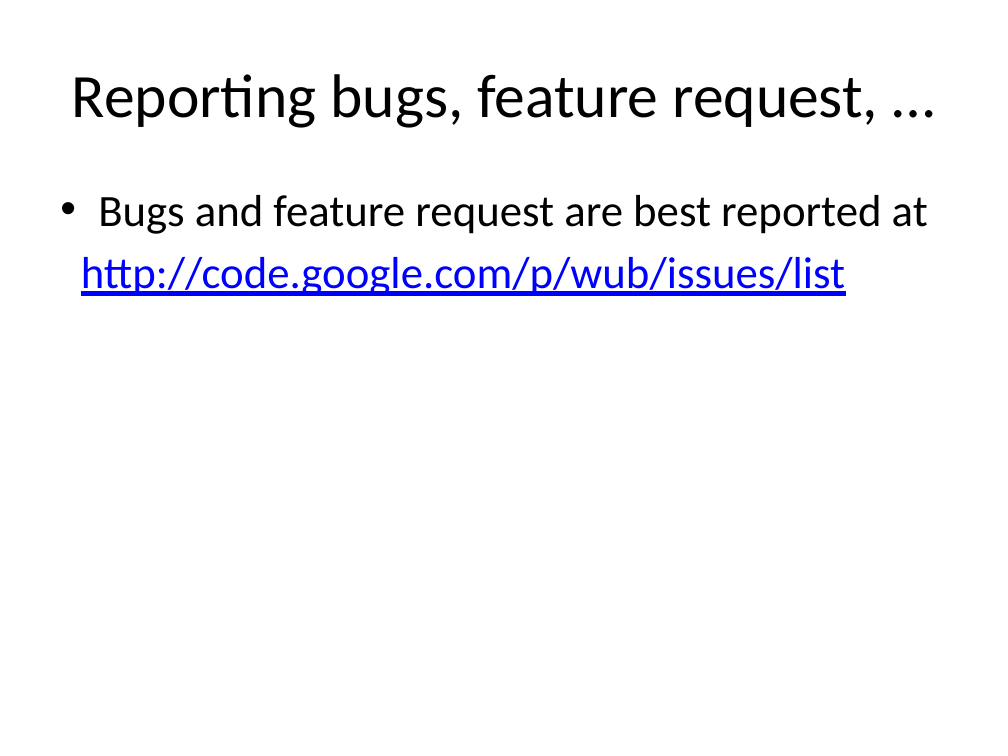
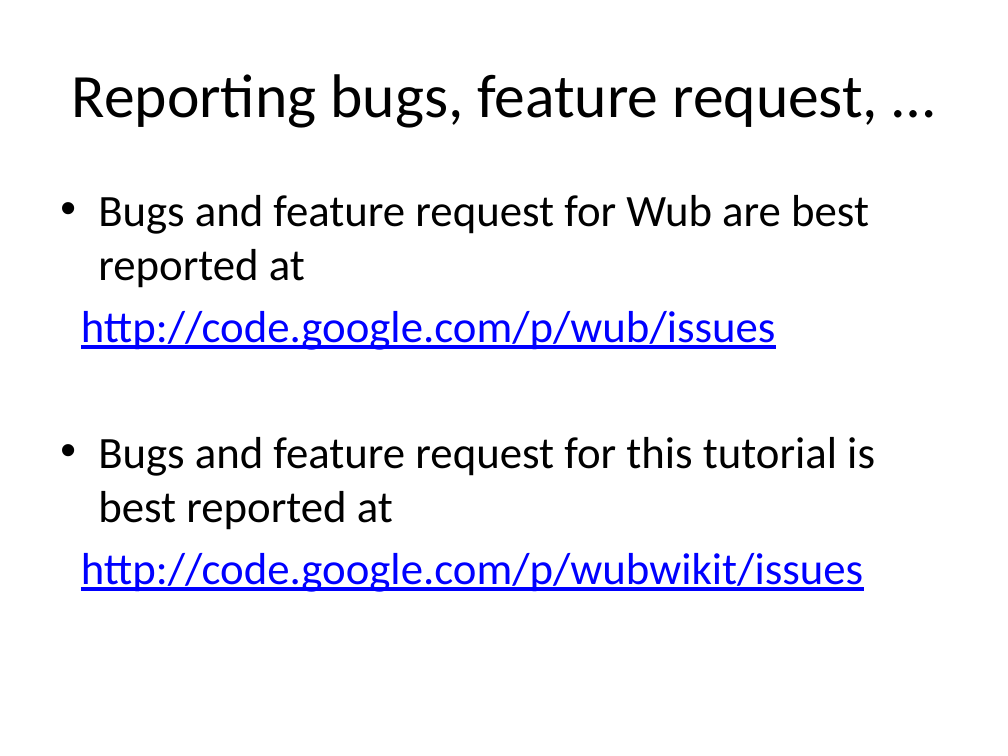
Before and after one commit to jdc8/wubwikit, a slide deck: slide 51 of wubexamples/Lets_Wub.pptx. Drawn at 1008x756 pixels with LibreOffice and Linux fonts; fonts in the diff are those of the drawing; background and template pictures are left out. Boxes give left, top, right and bottom in pixels: in the first picture for what was removed or moved away, otherwise in the second. Text is boxed around its words. In the diff, an @@ line names an element or a change of style, - is before the commit and + after.

```diff
--- a/wubexamples/Lets_Wub.pptx
+++ b/wubexamples/Lets_Wub.pptx
@@ text at (81, 195, 875, 592): text changed; text colour #0000FF to #000000 @@
-• Bugs and feature request are best reported at
-http://code.google.com/p/wub/issues/list
+• Bugs and feature request for Wub are best reported at
+http://code.google.com/p/wub/issues
+• Bugs and feature request for this tutorial is best reported at
+http://code.google.com/p/wubwikit/issues
```
Also in this commit, not shown: 19 other slides changed.
